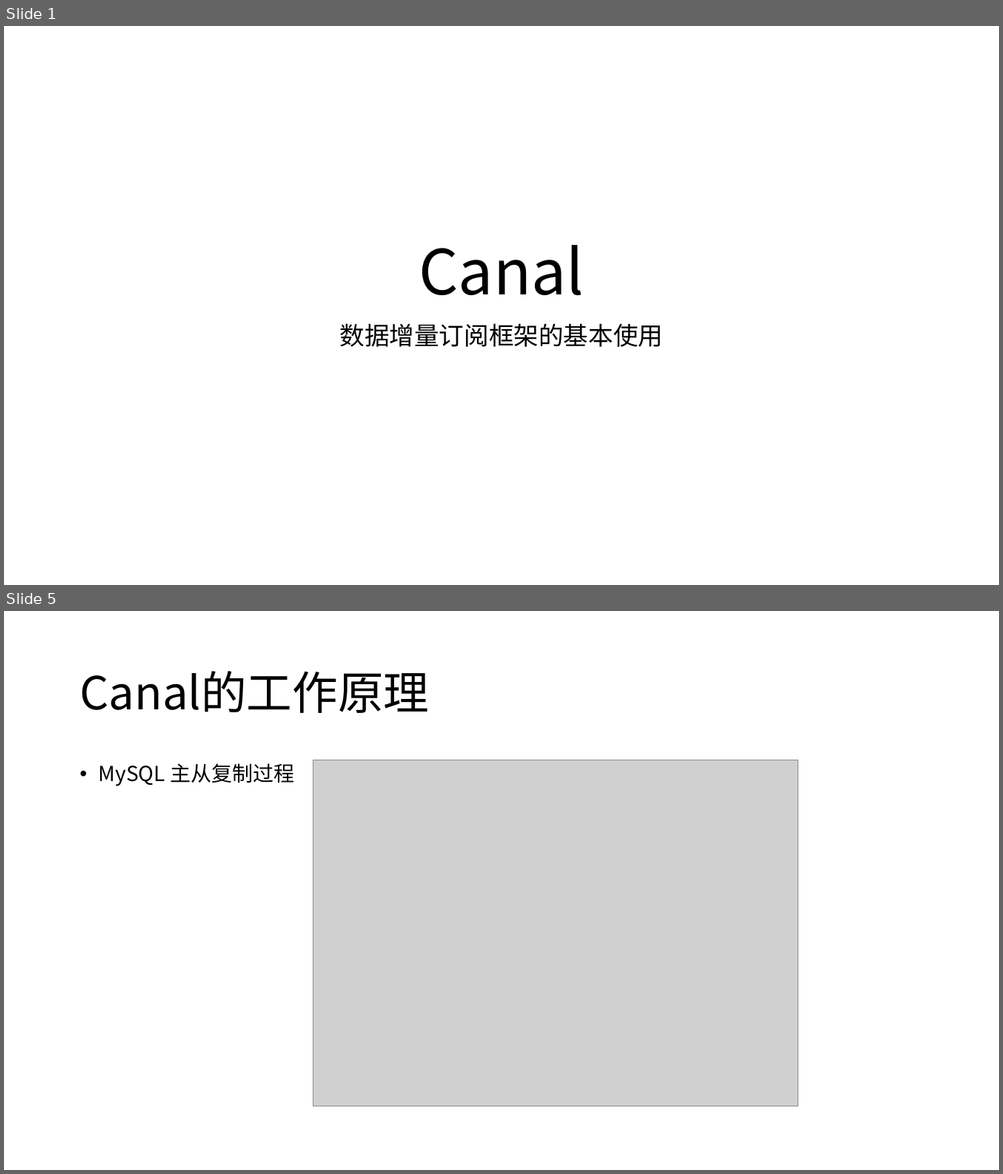
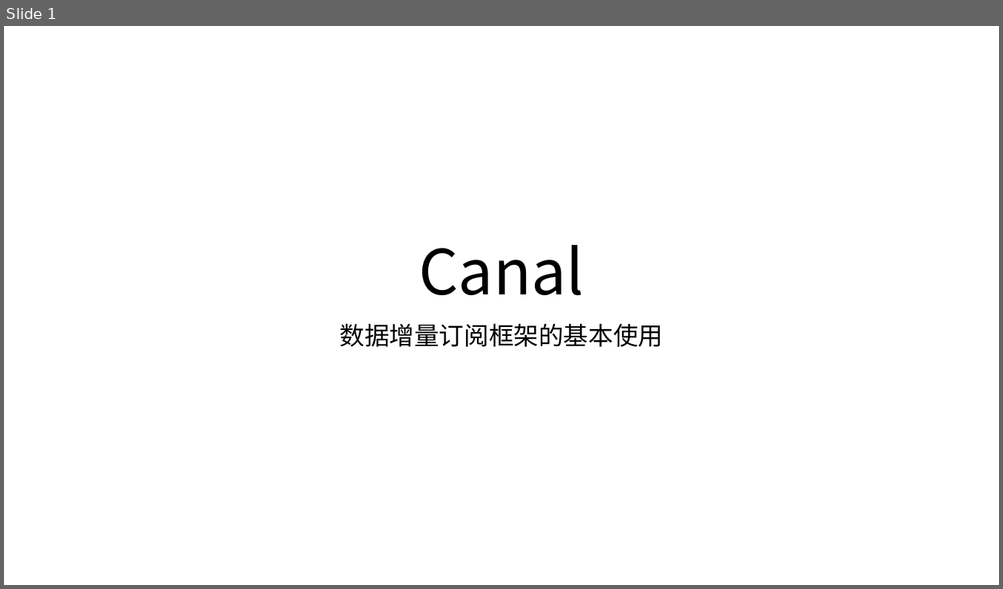
Before and after one commit to xiaoyong1219/StudyNoteRepository, a slide deck: 9、Canal笔记/Canal.pptx. Shown one above the other, each under a label of ours: slides 1 and 5 before the commit, slide 1 after it; the slides between them are not shown. The pictures are 1003x1174 and 1003x589 pixels, drawn with LibreOffice and Linux fonts; fonts in the diff are those of the drawing; grey boxes stand for pictures. Boxes give left, top, right and bottom in pixels: in the first picture for what was removed or moved away, otherwise in the second. Text is boxed around its words. In the diff, an @@ line names an element or a change of style, - is before the commit and + after.

```diff
--- a/9、Canal笔记/Canal.pptx
+++ b/9、Canal笔记/Canal.pptx
@@ slide 5 removed at (4,611,999,1170), background #FFFFFF @@
@@ title removed at (79,671,429,713) @@
-Canal的工作原理
@@ text removed at (99,763,294,786) @@
-• MySQL 主从复制过程
@@ picture removed at (313,760,798,1107) @@
```
Also in this commit, not shown: 4 slides changed, 4 slides added, 2 other slides removed, 1 other file.
